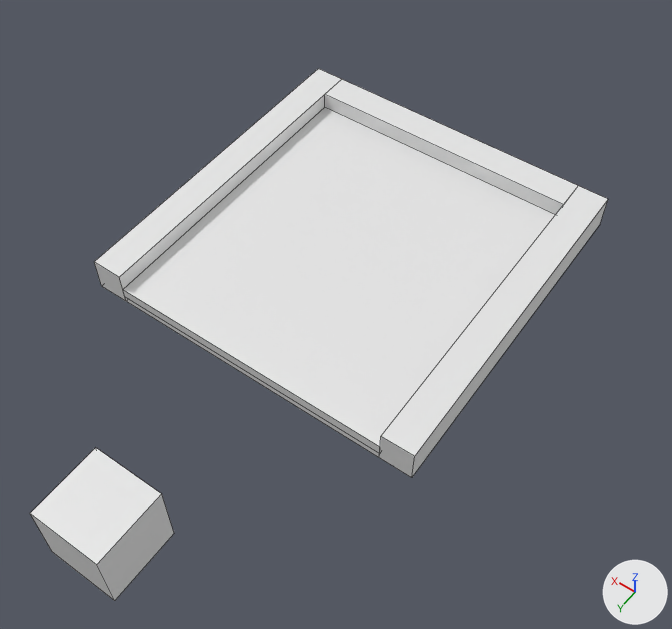
Before and after pictures for a commit that changed the Blender file static/block/start/1.blend.
Camera for both pictures: a 50 mm camera at (-4.81, 7.25, 9.75) aimed at (-0.46, 1.16, 0.18). Arrows for +X, +Y and +Z are at lower right; the lights stay in place. Mesh edges are drawn as thin lines.

The first picture shows 'cap', 'slab', 'slot', 'wall', 'wall.001', 'wall.002'.
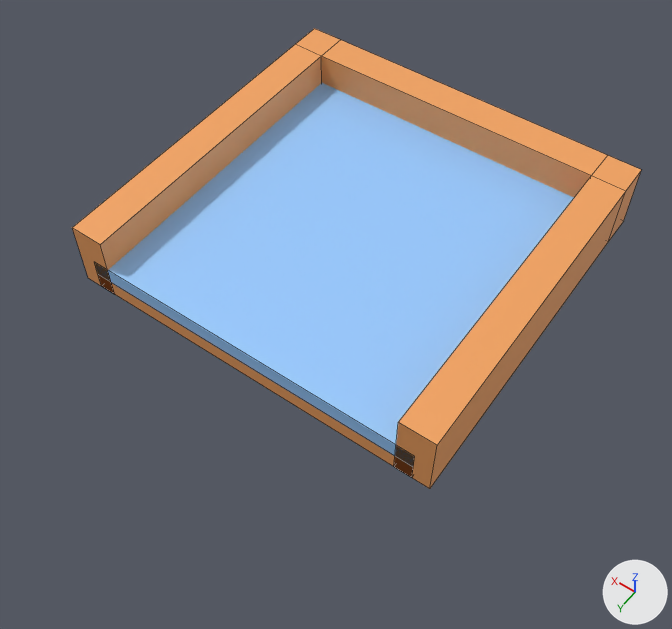
Where the newer file only moved an object's origin or applied its transform, the numbers keep the older frame.

The change, as a list of edits to the scene's bpy script:
```text
Change me_wall_002:
    where me_wall_002.from_pydata(...)  # 8 vertices, 5 faces; spans x -2.5..-2.05, y -2.5..2.5, z 0.0..0.5
    verts and faces of me_wall_002; kept vertices keep their numbers, new ones are numbered from 8
    me_wall_002 part 4
    add delete_vertices([*range(0, 8)])  # with the faces that use them
    add verts[8] = (-2.75, -2.75, 0.0)  # pixel (623, 221)
    add verts[9] = (-2.75, -2.75, 1.0)  # pixel (641, 169)
    add verts[10] = (-2.75, -2.25, 0.0)  # pixel (608, 241)
    add verts[11] = (-2.75, -2.25, 1.0)  # pixel (625, 191)
    add for new, old in zip([*range(12, 16)], [*range(8, 12)]): verts[new] = verts[old] + (0.5, 0.0, 0.0)
    add faces += [(8, 9, 11, 10), (10, 11, 15, 14), (12, 14, 15, 13), (8, 12, 13, 9), (8, 10, 14, 12), (9, 13, 15, 11)]
    add me_wall_002.materials.append(mat_wall)  # orange #f4a460
Change me_wall_001:
    where me_wall_001.from_pydata(...)  # 4 vertices, 1 face; spans x -2.05..2.05, y -2.5..-2.05, z 0.0
    verts and faces of me_wall_001; kept vertices keep their numbers, new ones are numbered from 4
    me_wall_001 part 3
    add delete_vertices([*range(0, 4)])  # with the faces that use them
    add verts[4] = (2.25, -2.75, 0.0)
    add verts[5] = (2.25, -2.75, 1.0)  # pixel (340, 39)
    add verts[6] = (2.25, -2.25, 0.0)
    add verts[7] = (2.25, -2.25, 1.0)  # pixel (321, 56)
    add for new, old in zip([*range(8, 12)], [*range(4, 8)]): verts[new] = verts[old] + (0.5, 0.0, 0.0)
    add faces += [(4, 5, 7, 6), (6, 7, 11, 10), (8, 10, 11, 9), (4, 8, 9, 5), (4, 6, 10, 8), (5, 9, 11, 7)]
    add me_wall_001.materials.append(mat_wall)  # orange #f4a460
Change me_wall_003:
    where me_wall_003.from_pydata(...)  # 8 vertices, 5 faces; spans x 2.05..2.5, y -2.5..2.5, z 0.0..0.5
    verts and faces of me_wall_003; kept vertices keep their numbers, new ones are numbered from 8
    me_wall_003 part 2
    add delete_vertices([0, 2, *range(4, 8)])  # with the faces that use them
    add verts[8] = (-2.5, -2.5, 0.0)
    add verts[9] = (-2.5, -2.5, 0.25)
    add verts[10] = (2.5, -2.5, 0.25)
    add for new, old in zip([11, 12, 13], [8, 9, 10]): verts[new] = verts[old] + (0.0, 5.0, 0.0)
    add faces += [(8, 9, 12, 11), (3, 11, 12, 13), (1, 3, 13, 10), (1, 10, 9, 8), (1, 8, 11, 3), (9, 10, 13, 12)]
    add me_wall_003.materials.append(mat_wall)  # orange #f4a460
Change me_cube:
    where me_cube.from_pydata(...)  # 8 vertices, 6 faces; spans x -0.5..0.5, y -0.5..0.5, z -0.5..0.5
    me_cube part 1: the whole mesh is scaled about its middle by 0.25, then moved by (0.0, 0.0, 0.125)
    add me_cube.materials.append(mat_slot)  # yellow #e7b700
Change ob_wall_001:
    remove _m = ob_wall_001.modifiers.new('Solidify', 'SOLIDIFY')
    remove _m.thickness = 0.5
Remove ob_slab:
    ob_slab = bpy.data.objects.new('slab', me_courseslab_001)
Remove ob_cap:
    ob_cap = bpy.data.objects.new('cap', me_wall_002_001)
Change ob_slot:
    add ob_slot.hide_set(True)  # its collection is switched off
Add ob_wall_007:
    ob_wall_007 = bpy.data.objects.new('wall.007', me_cube_008)  # a box spanning x -2.25..2.25, y -2.75..-2.25, z 0.0..1.0; in mat_wall (orange #f4a460)
    ob_wall_007.location = (0.0, 0.0, 0.0)
Add ob_wall_006:
    ob_wall_006 = bpy.data.objects.new('wall.006', me_cube_007)  # a box spanning x 2.25..2.75, y -2.25..2.5, z 0.0..1.0; in mat_wall (orange #f4a460)
    ob_wall_006.location = (0.0, 0.0, 0.0)
Add ob_wall_005:
    ob_wall_005 = bpy.data.objects.new('wall.005', me_cube_006)  # a box spanning x -2.75..-2.25, y -2.25..2.5, z 0.0..1.0; in mat_wall (orange #f4a460)
    ob_wall_005.location = (0.0, 0.0, 0.0)
Add ob_floor:
    ob_floor = bpy.data.objects.new('floor', me_cube_001)  # a box spanning x -2.5..2.5, y -2.5..2.5, z 0.25..0.5; in mat_floor (blue #99ccff)
    ob_floor.location = (0.0, 0.0, 0.0)
```

Location of each change, [x1, y1, x2, y2] in pixels of the pictures (672 x 629 px):
'floor', added (blue)
    after: [96, 83, 574, 466]
'slab', deleted
    before: [123, 107, 555, 447]
'wall.005', added (orange)
    after: [394, 176, 626, 489]
'wall.006', added (orange)
    after: [72, 44, 322, 294]
'wall.002', reshaped
    before: [382, 186, 608, 477]
    after: [592, 155, 641, 241]
'wall.007', added (orange)
    after: [321, 40, 607, 197]
'wall', reshaped
    before: [95, 69, 341, 289]
    after: [100, 277, 413, 478]
'slot', hidden
    before: [30, 448, 174, 601]
'wall.001', reshaped, modifiers changed
    before: [325, 79, 578, 215]
    after: [296, 28, 340, 56]
'cap', deleted
    before: [94, 262, 414, 478]
